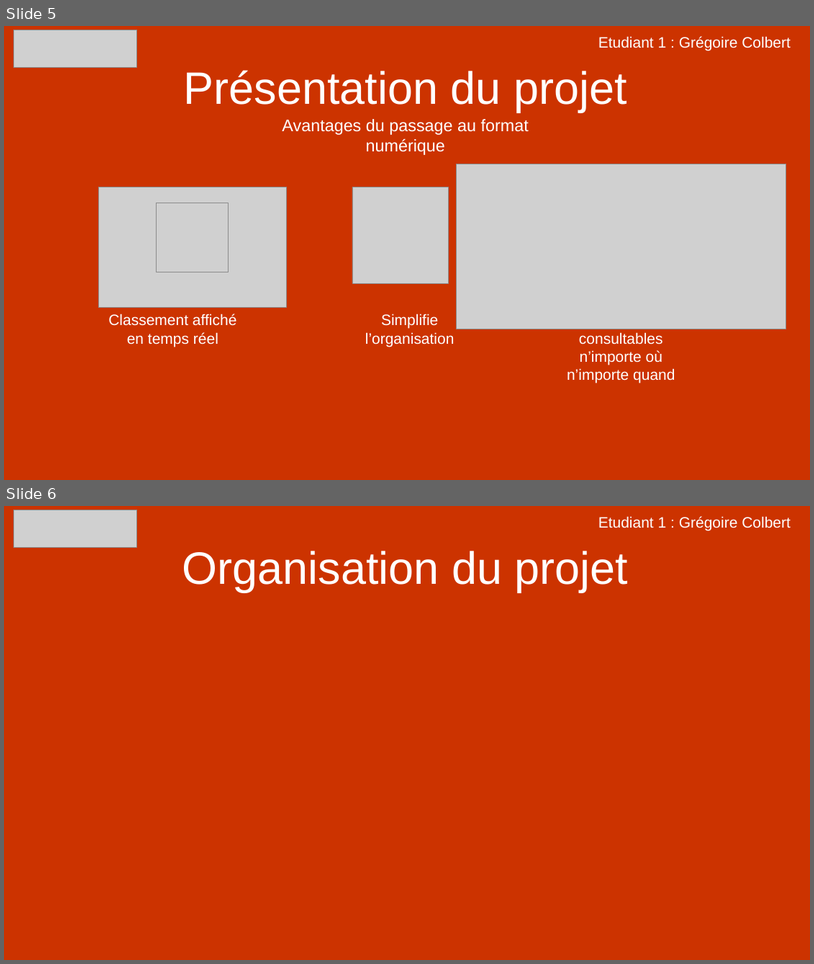
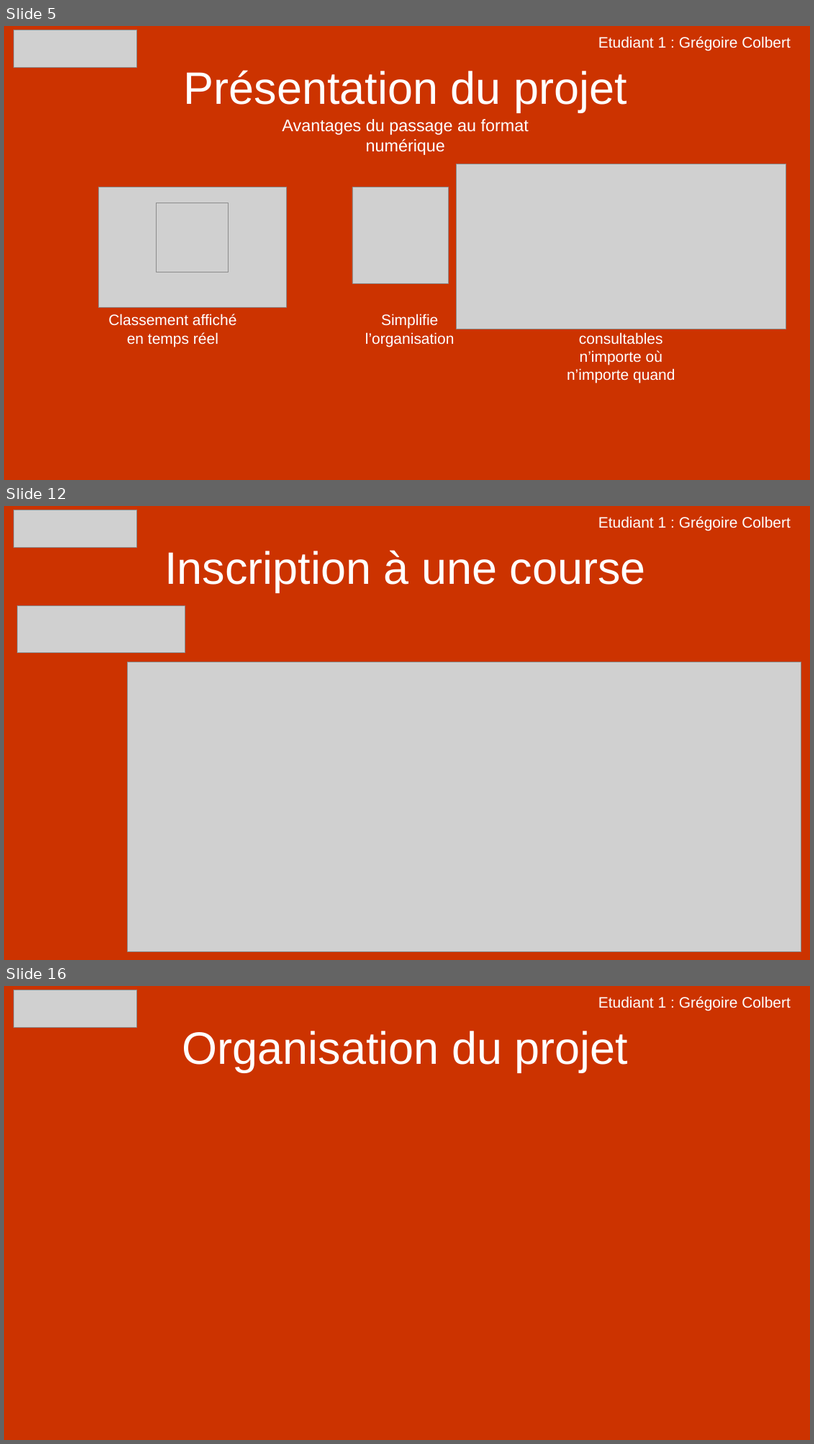
Before and after one commit to Colbert1/Projet_CrossLaPro, a slide deck: Ressources/Presentation_Projet_CrossLaPro_E1_Colbert.pptx. Shown one above the other, each under a label of ours: slides 5 and 6 before the commit, slides 5, 12 and 16 after it; the slides between them are not shown. The pictures are 814x964 and 814x1444 pixels, drawn with LibreOffice and Linux fonts; fonts in the diff are those of the drawing; grey boxes stand for pictures. Boxes give left, top, right and bottom in pixels: in the first picture for what was removed or moved away, otherwise in the second. Text is boxed around its words. In the diff, an @@ line names an element or a change of style, - is before the commit and + after.

Commit message:
Ajout presentation revue 1 colbert

```diff
--- a/Ressources/Presentation_Projet_CrossLaPro_E1_Colbert.pptx
+++ b/Ressources/Presentation_Projet_CrossLaPro_E1_Colbert.pptx
@@ slide 12 added at (4,506,810,960), background #CC3300 @@
@@ picture added at (13,510,137,547) @@
@@ text added at (599,516,791,530), 18 pt, text #FFFFFF @@
+Etudiant 1 : Grégoire Colbert
@@ title added at (165,550,646,592), 54 pt, text #FFFFFF @@
+Inscription à une course
@@ picture added at (17,606,185,652) @@
@@ picture added at (128,662,801,951) @@
@@ what was slide 6 is now slide 16 @@
```
Also in this commit, not shown: 1 slide changed, 13 other slides added, 4 other files.
